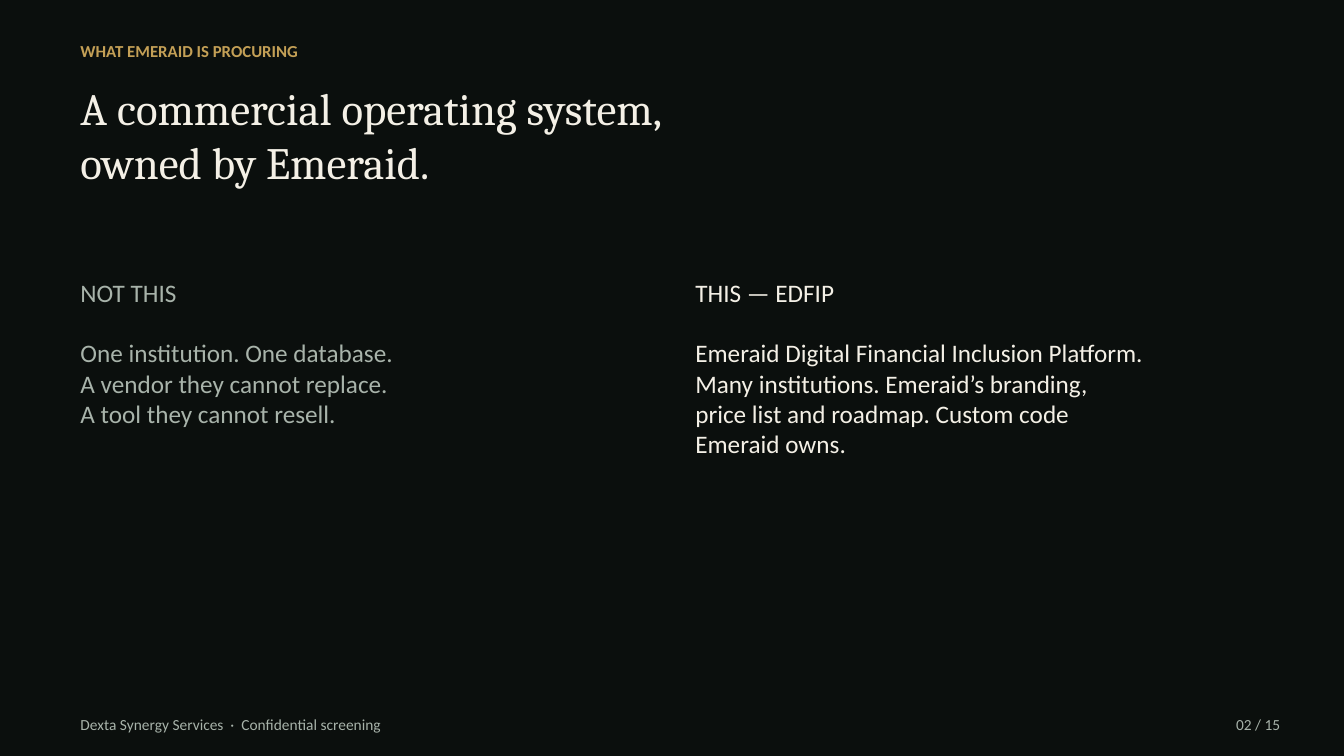
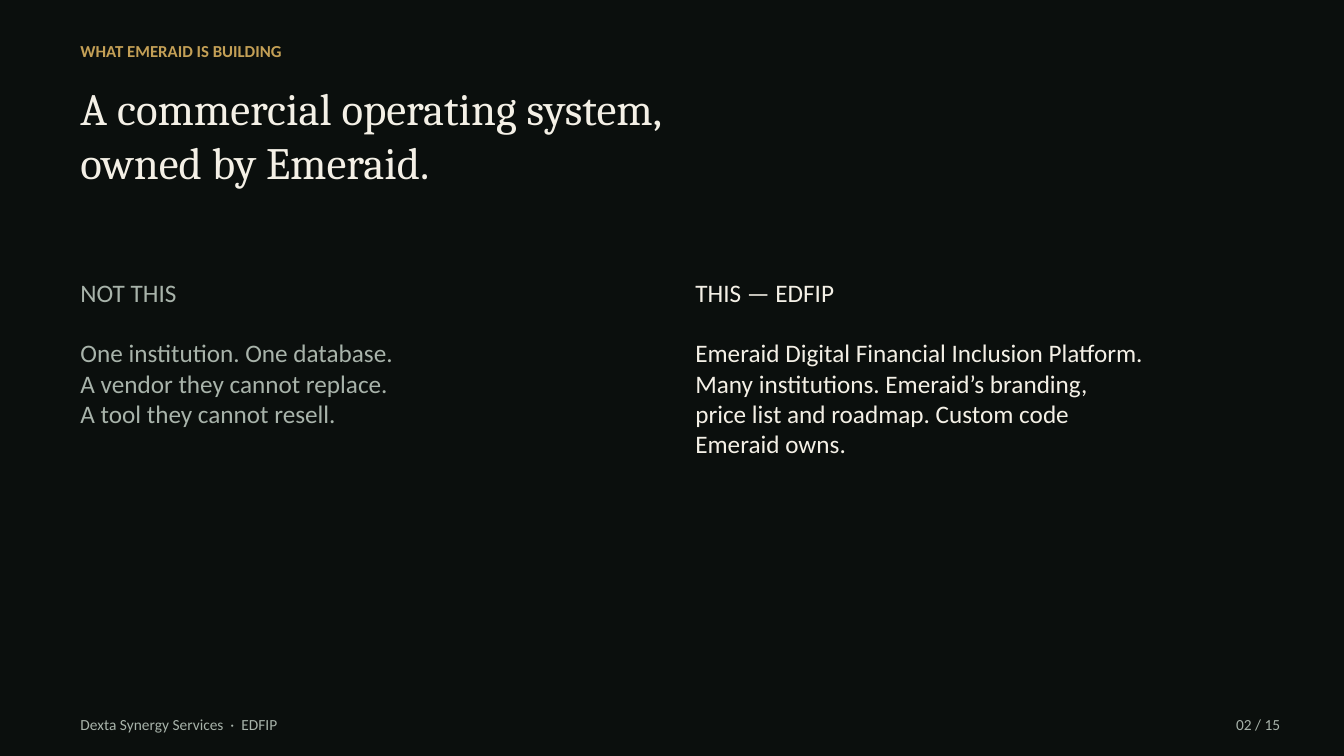
Before and after one commit to hanson1997/test, a slide deck: slide 2 of edfip-screening/EDFIP_Screening_Dexta.pptx. Drawn at 1344x756 pixels with LibreOffice and Linux fonts; fonts in the diff are those of the drawing. Boxes give left, top, right and bottom in pixels: in the first picture for what was removed or moved away, otherwise in the second. Text is boxed around its words. In the diff, an @@ line names an element or a change of style, - is before the commit and + after.

```diff
--- a/edfip-screening/EDFIP_Screening_Dexta.pptx
+++ b/edfip-screening/EDFIP_Screening_Dexta.pptx
@@ text at (80,46,282,57): text changed @@
-WHAT EMERAID IS PROCURING
+WHAT EMERAID IS BUILDING
@@ text at (80,719,277,733): text changed @@
-Dexta Synergy Services · Confidential screening
+Dexta Synergy Services · EDFIP
```
Also in this commit, not shown: 14 other slides changed, 4 other files.
